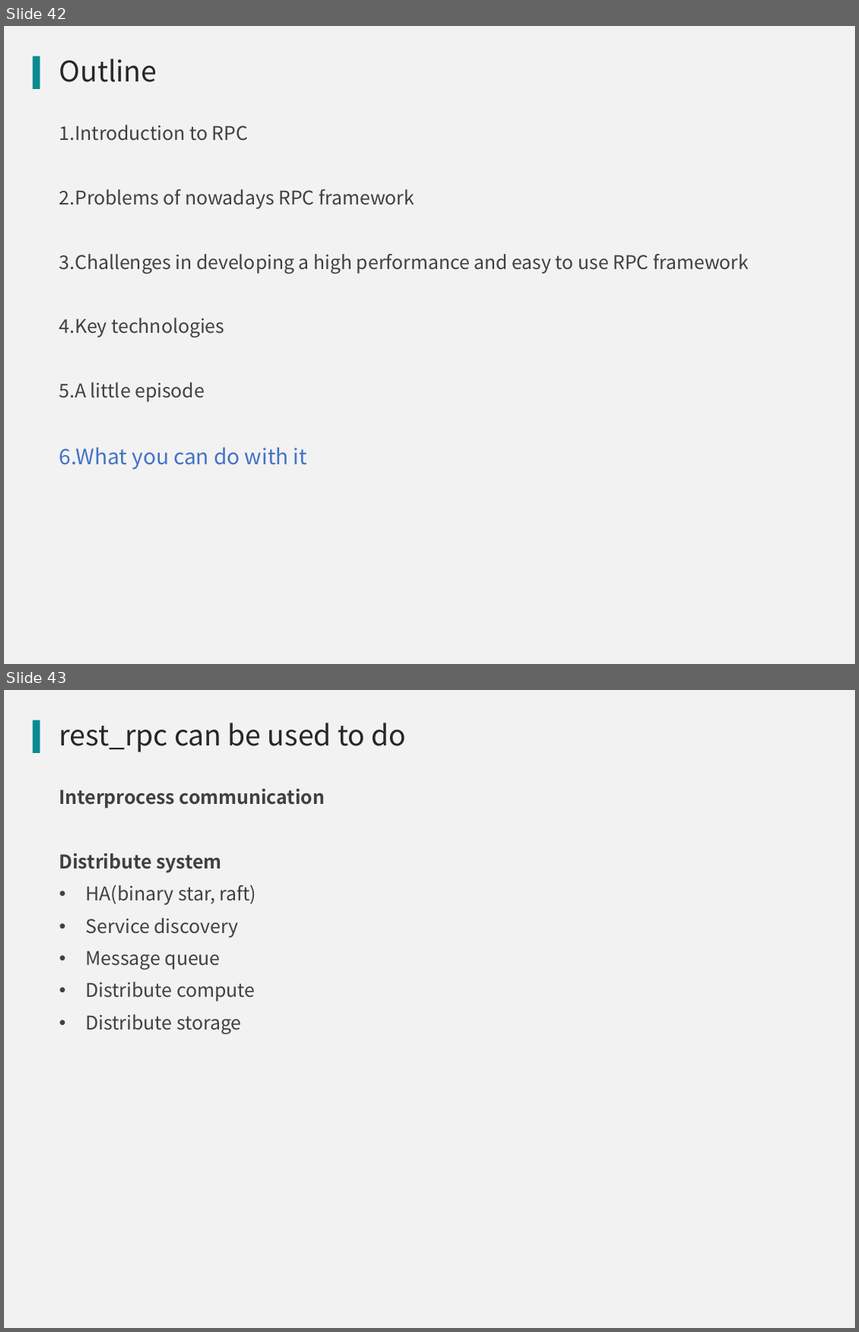
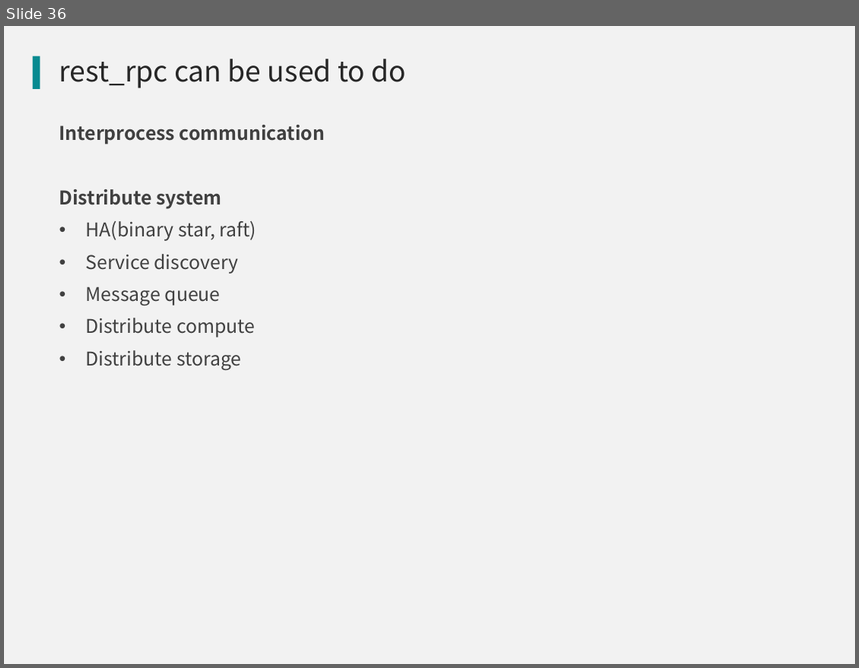
Before and after one commit to qicosmos/cppnow2017-ppt, a slide deck: An easy to use RPC framework implemented by c++11 and c++14.pptx. Shown one above the other, each under a label of ours: slides 42 and 43 before the commit, slide 36 after it. The pictures are 859x1332 and 859x668 pixels, drawn with LibreOffice and Linux fonts; fonts in the diff are those of the drawing; background and template pictures are left out. Boxes give left, top, right and bottom in pixels: in the first picture for what was removed or moved away, otherwise in the second. Text is boxed around its words. In the diff, an @@ line names an element or a change of style, - is before the commit and + after.

```diff
--- a/An easy to use RPC framework implemented by c++11 and c++14.pptx
+++ b/An easy to use RPC framework implemented by c++11 and c++14.pptx
@@ slide 42 removed at (4,26,855,664), background #F2F2F2; not listed: 1 template element that a slide beside it also shows @@
@@ title removed at (59,59,158,82) @@
-Outline
@@ text removed at (59,125,749,470) @@
-1.Introduction to RPC
-2.Problems of nowadays RPC framework
-3.Challenges in developing a high performance and easy to use RPC framework
-4.Key technologies
-5.A little episode
-6.What you can do with it
@@ what was slide 43 is now slide 36 @@
```
Also in this commit, not shown: 13 slides changed, 2 slides added, 8 other slides removed.
